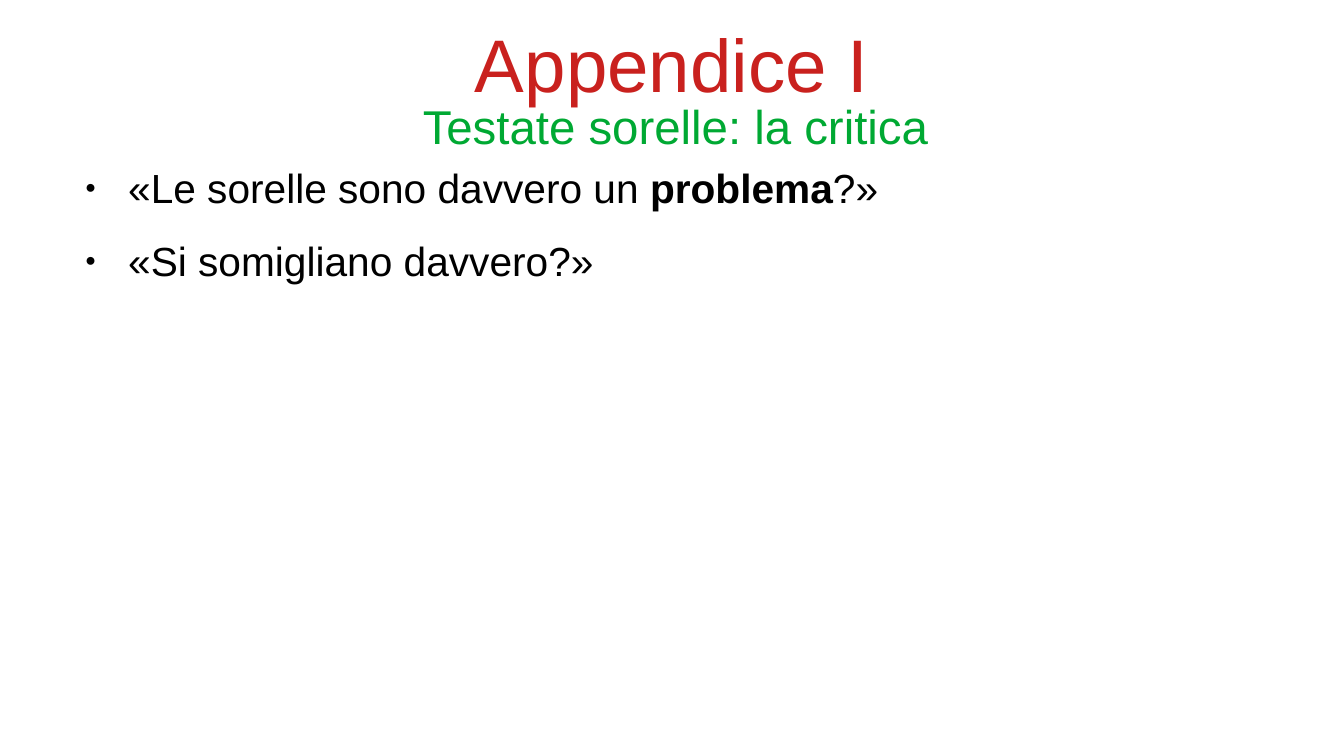
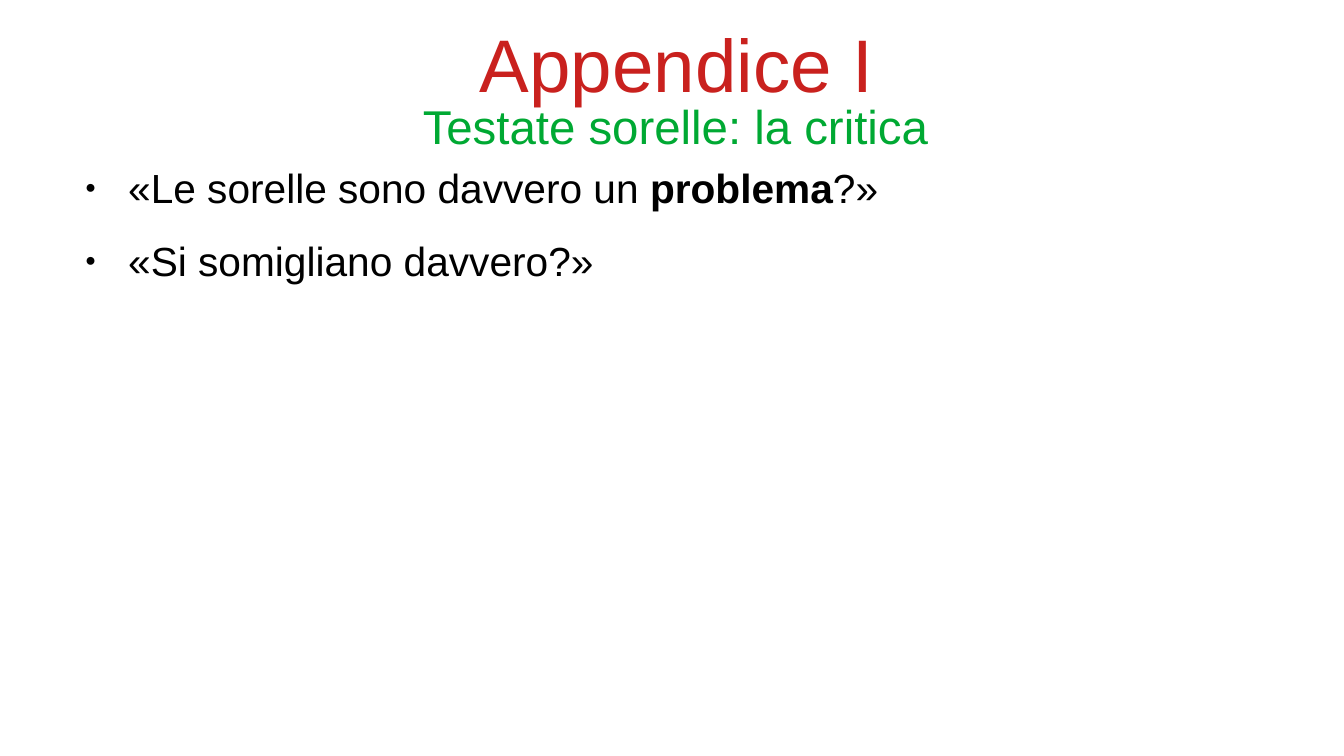
Before and after one commit to bianchi-john/PublisherClassification, a slide deck: slide 60 of Presentazioni/Paper rivista/PaperRivista.odp. Drawn at 1344x756 pixels with LibreOffice and Linux fonts; fonts in the diff are those of the drawing. Boxes give left, top, right and bottom in pixels: in the first picture for what was removed or moved away, otherwise in the second. Text is boxed around its words. In the diff, an @@ line names an element or a change of style, - is before the commit and + after.

```diff
--- a/Presentazioni/Paper rivista/PaperRivista.odp
+++ b/Presentazioni/Paper rivista/PaperRivista.odp
@@ title "Appendice I": place and size @@
-title "Appendice I" at box(475, 38, 869, 106)
+title "Appendice I" at box(480, 38, 873, 106)
```
Also in this commit, not shown: 10 other slides changed, 11 slides added, 5 slides removed, 36 other files.
